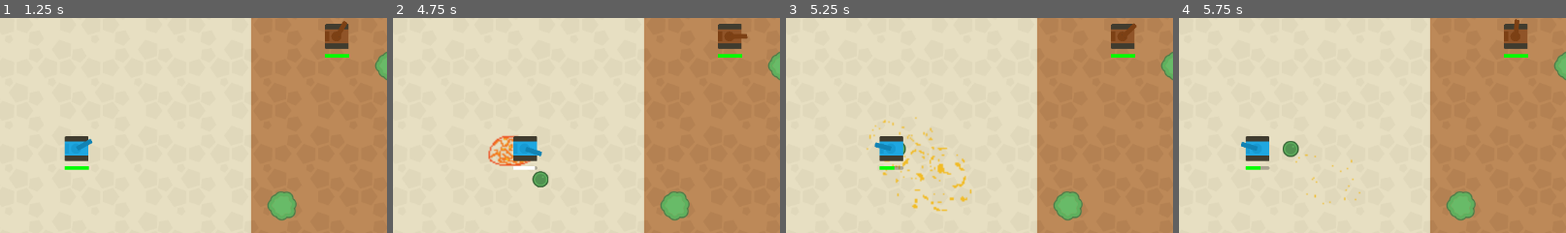
Above: before the commit, frames 1-4 (left to right).
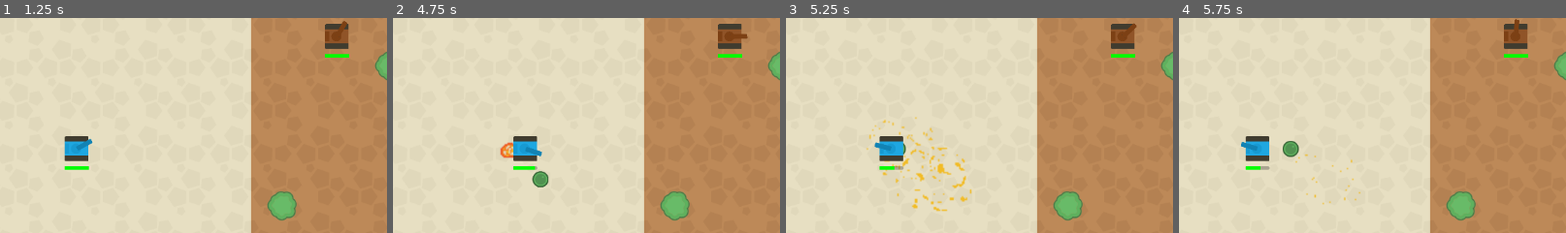
Above: after the commit, the same moments.

Repository: Thaysen01/Explosive-Learning-Capstone-1
Game: Godot game, scene res://title_screen.tscn
Same seed, same stepped clock (60 frames per second), same inputs: the game is played once before the commit and once after it.
Inputs (mouse positions are % of the whole screen's width and height, from its top left):
- Up to frame 1 (1.25 s): click "Start Game" at 0.5 s
- Up to frame 2 (4.75 s): move the mouse to (72, 45) at 1.27 s; hold D (right) 1.28-2.03 s; click (72, 45) at 1.35 s; move the mouse to (30, 55) at 2.02 s; hold S (down) 2.03-2.78 s; right-click (30, 55) at 2.1 s; move the mouse to (60, 28) at 2.77 s; hold D (right) 2.78-3.53 s; click (60, 28) at 2.85 s; move the mouse to (45, 70) at 3.52 s; hold W (up) 3.53-4.28 s; right-click (45, 70) at 3.6 s; move the mouse to (80, 65) at 4.27 s; hold A (left) from 4.28 s (still down); click (80, 65) at 4.35 s
- Up to frame 3 (5.25 s): keep holding A (left); move the mouse to (20, 35) at 5.02 s; right-click (20, 35) at 5.1 s
- Up to frame 4 (5.75 s): keep holding A (left)
The pictures show only the part of the screen within x 36-86%, y 18-68%; the shares and areas given below are measured in that part.

Frame 1 is identical in both runs. In frame 2, 0.8% of the frame differs, in the area x 24-37%, y 54-71%; in frame 3, less than 0.1%; in frame 4, less than 0.1%.
Error in both runs: Invalid access to property or key of type 'String' on a base object of type 'Dictionary'. (res://tanks/TankBase/Tank.gd:103)

Commit message:
stop bullet when starting game

Diff:
--- a/map/tile_map.gd
+++ b/map/tile_map.gd
@@ -4,6 +4,7 @@
 signal enemies_killed
 signal level_start
 signal level_end
+
 
 # Called when the node enters the scene tree for the first time.
 func _ready():
@@ -13,8 +14,8 @@
 		#print(e)
 
 
-# Called every frame. 'delta' is the elapsed time since the previous frame.
-func _physics_process(delta):
+# Called every frame. 'delta' is the elapsed time since the previous frame. _physics_process
+func _process(delta):
 	if (get_node_or_null("PlayerTank")):
 
 		var tankDirection
Not shown, changed: EXPLOSIVE Learning.pck
